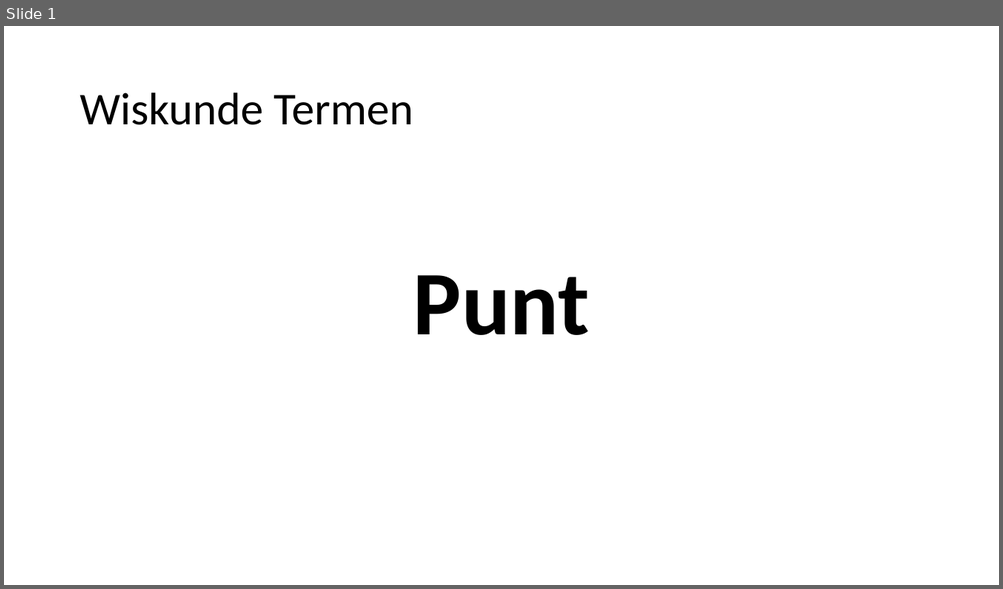
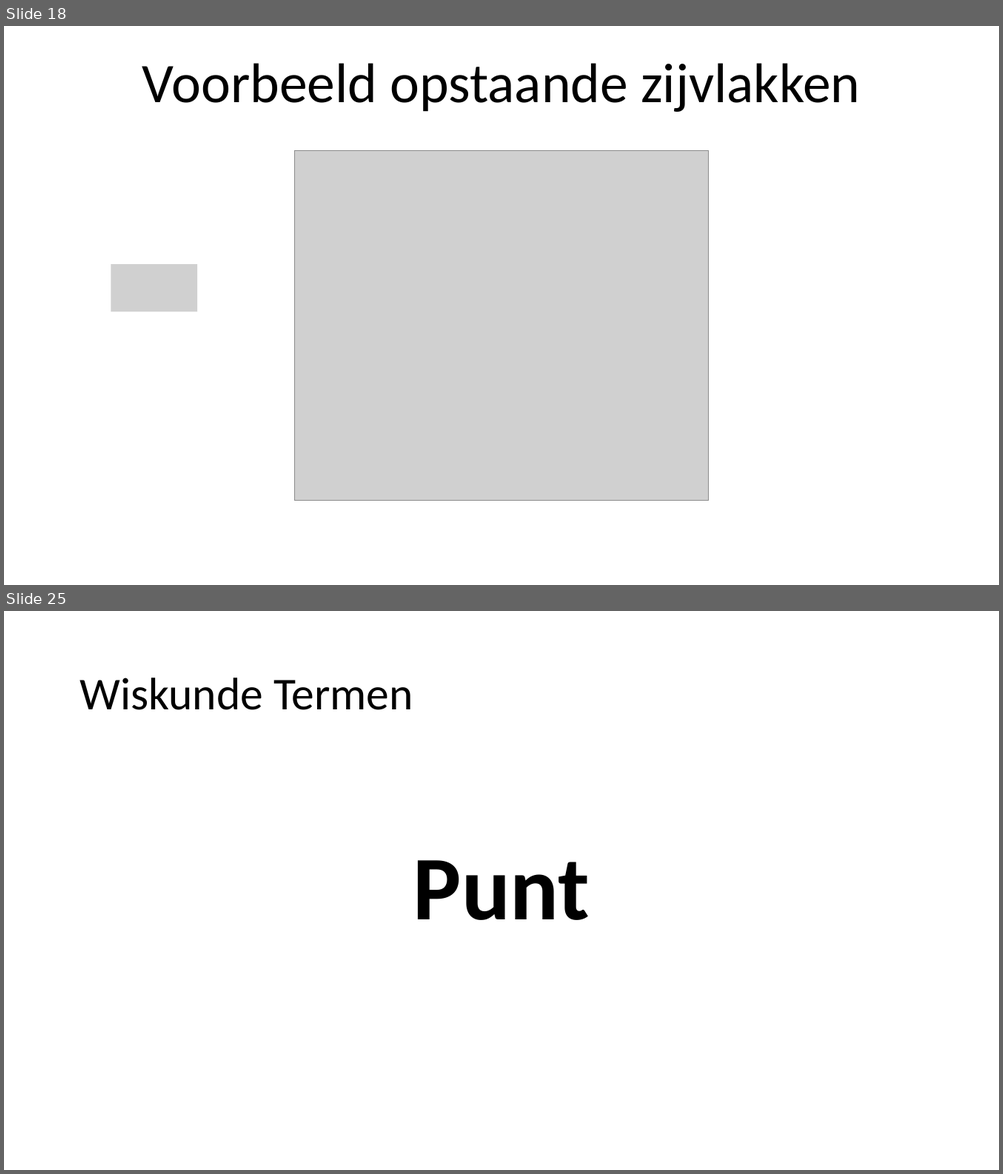
Before and after one commit to heinvinkel/wiskundetermen, a slide deck: meetkunde/AAAAMeetkunde.pptx. Shown one above the other, each under a label of ours: slide 1 before the commit, slides 18 and 25 after it; the slides between them are not shown. The pictures are 1003x589 and 1003x1174 pixels, drawn with LibreOffice and Linux fonts; fonts in the diff are those of the drawing; grey boxes stand for pictures. Boxes give left, top, right and bottom in pixels: in the first picture for what was removed or moved away, otherwise in the second. Text is boxed around its words. In the diff, an @@ line names an element or a change of style, - is before the commit and + after.

```diff
--- a/meetkunde/AAAAMeetkunde.pptx
+++ b/meetkunde/AAAAMeetkunde.pptx
@@ slide 18 added at [4,26,999,585], background #FFFFFF @@
@@ title added at [142,63,859,112], 54 pt, text #000000 @@
+Voorbeeld opstaande zijvlakken
@@ picture added at [294,150,708,501] @@
@@ picture added at [111,264,197,312] @@
@@ what was slide 1 is now slide 25 @@
```
Also in this commit, not shown: 23 other slides added, 13 other files.
